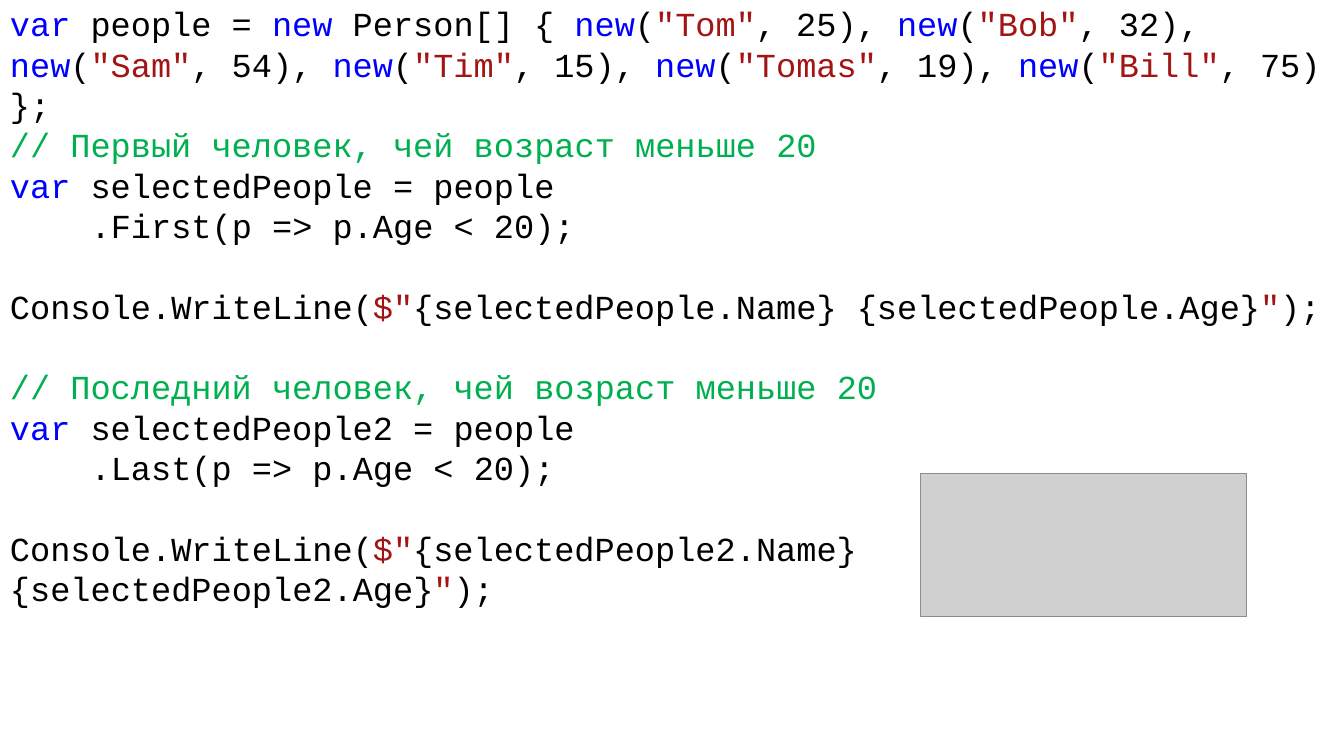
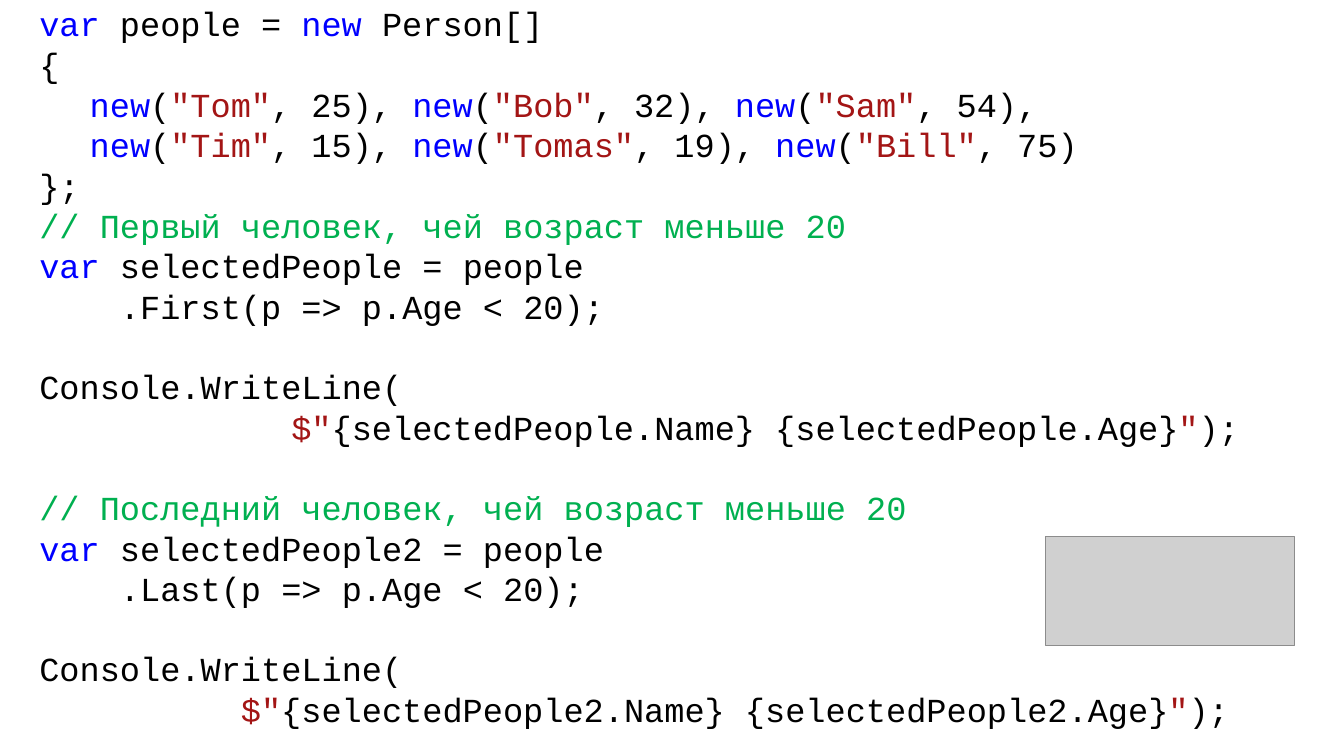
Before and after one commit to DaniilKlyukin/ITiP-2, a slide deck: slide 10 of Лекции/ИТиП 2 лек 8.pptx (slide 13 before the commit). Drawn at 1344x756 pixels with LibreOffice and Linux fonts; fonts in the diff are those of the drawing; grey boxes stand for pictures. Boxes give left, top, right and bottom in pixels: in the first picture for what was removed or moved away, otherwise in the second. Text is boxed around its words. In the diff, an @@ line names an element or a change of style, - is before the commit and + after.

```diff
--- a/Лекции/ИТиП 2 лек 8.pptx
+++ b/Лекции/ИТиП 2 лек 8.pptx
@@ text "var people = new Person[]": place and size @@
-text "var people = new Person[]" at bbox=[10, 12, 1321, 608]
+text "var people = new Person[]" at bbox=[39, 12, 1239, 729]
@@ text at bbox=[39, 12, 1078, 164]: text changed @@
-var people = new Person[] { new("Tom", 25), new("Bob", 32), new("Sam", 54), new("Tim", 15), new("Tomas", 19), new("Bill", 75) };
+var people = new Person[]
+{
+new("Tom", 25), new("Bob", 32), new("Sam", 54),
+new("Tim", 15), new("Tomas", 19), new("Bill", 75)
+};
@@ text at bbox=[39, 375, 1239, 447]: text changed @@
-Console.WriteLine($"{selectedPeople.Name} {selectedPeople.Age}");
+Console.WriteLine(
+$"{selectedPeople.Name} {selectedPeople.Age}");
@@ picture: place and size @@
-picture at bbox=[922, 474, 1247, 617]
+picture at bbox=[1046, 536, 1295, 645]
@@ text at bbox=[39, 657, 1229, 729]: text changed @@
-Console.WriteLine($"{selectedPeople2.Name} {selectedPeople2.Age}");
+Console.WriteLine(
+$"{selectedPeople2.Name} {selectedPeople2.Age}");
```
Also in this commit, not shown: 11 other slides changed, 4 slides added, 6 slides removed, 8 other files.
